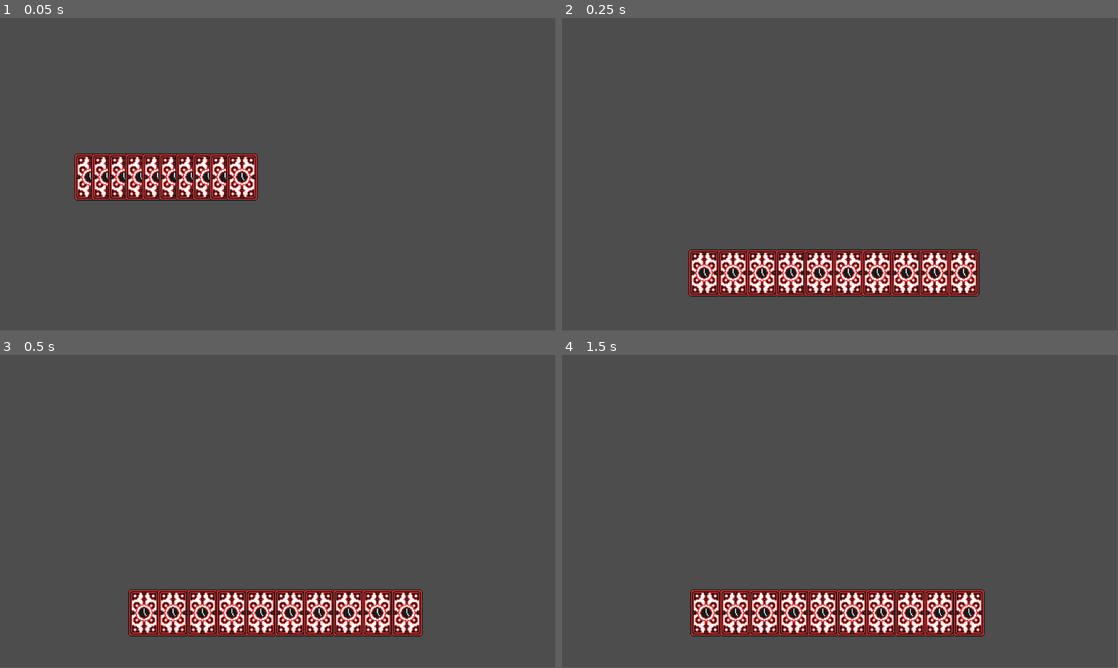
Above: before the commit, frames 1-4 (two rows, left to right).
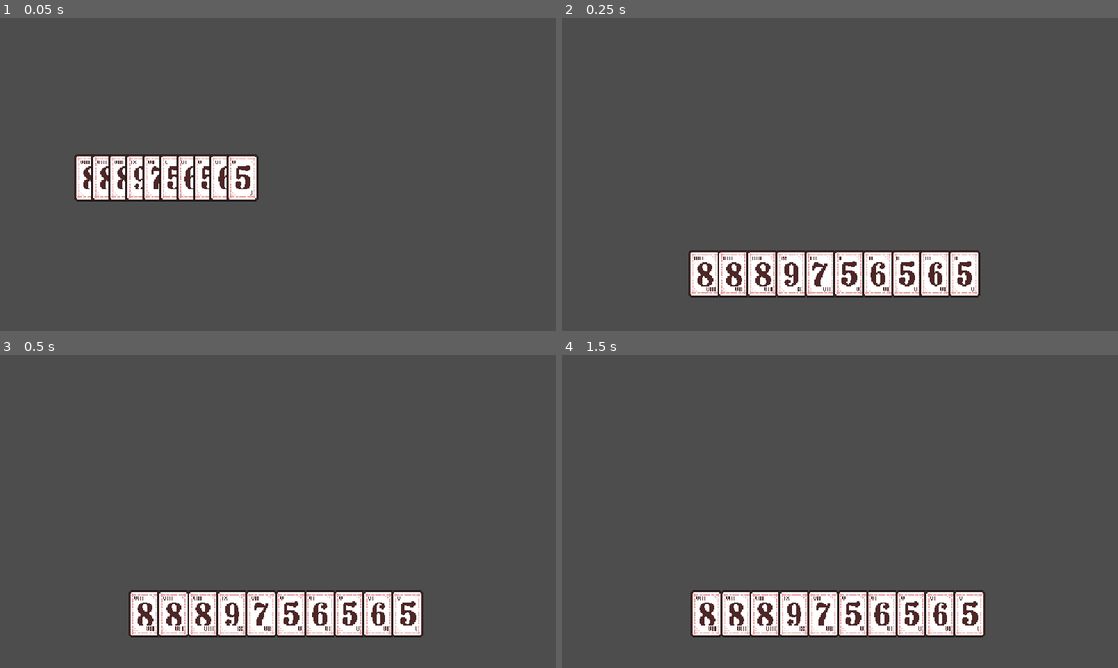
Above: after the commit, the same moments.

Repository: toenjes1/gamejam2025
Game: Godot game, scene res://scenes/world.tscn
Two runs of this game, one before a commit and one after it. Both use one fixed random seed, a clock stepped at 60 frames per second and the inputs below.
Inputs (mouse positions are in pixels of both pictures, inside the frame that each line leads up to):
- Up to frame 1 (0.05 s): no input
- Up to frame 2 (0.25 s): no input
- Up to frame 3 (0.5 s): no input
- Up to frame 4 (1.5 s): move the mouse to (962, 495) at 0.52 s; tap Enter at 1.25 s; move the mouse to (728, 527) at 1.27 s
In our replay, the window is 799x449 before the commit and 800x450 after it. These sizes can differ from the game's own. Grey fills any space a smaller window leaves; there, only what the larger window draws over its background counts as a difference.

The runs differ from the first frame. In frame 1, 4.2% of the frame differs, in the area x 13-47%, y 43-59%; in frame 2, 6.4%; in frame 3, 6.5%; in frame 4, 6.5%, in the area x 23-77%, y 74-91%.

Commit message:
i will survive
möm

Diff:
--- a/prefabs/card.tscn
+++ b/prefabs/card.tscn
@@ -8,21 +8,57 @@
 
 signal got_dropped(card)
 signal got_drop_spotted(card)
+
+const back_texture = preload(\"res://assets/images/cards/back.png\")
 
 const möm = 10
 const drag_velocity = 22.0
 const rotation_velocity = 12.0
 const rotation_stiffness = 0.85
+
+@onready var anim_player = $Sprite2D/AnimationPlayer
 @onready var card_scale = $Sprite2D.scale
 
 var in_hand_z = 0
+var card_id
 
 var mouse_in: bool = false
 var is_dragging: bool = false
 var is_drop_spotted: bool = false
+var show_front: bool = false
+
+var front_texture
 
 func _physics_process(delta: float) -> void:
 	drag_logic(delta)
+
+func set_card_id(new_card_id):
+	card_id = new_card_id
+
+func set_sprite_texture(new_texture):
+	front_texture = new_texture
+	reset_sprite_texture()
+
+func reset_sprite_texture():
+	$Sprite2D.texture = front_texture if show_front else back_texture
+
+func turn():
+	anim_player.play('turn')
+
+func _on_animation_finished(anim_name: StringName) -> void:
+	if anim_name == 'turn':
+		reset_sprite_texture()
+		anim_player.play('turn_reverse')
+
+func turn_to_back():
+	if show_front:
+		show_front = false
+		turn()
+
+func turn_to_front():
+	if !show_front:
+		show_front = true
+		turn()
 
 func set_sprite_z_index(z):
 	$Sprite2D.z_index = z + möm
@@ -37,11 +73,13 @@
 		else:
 			_change_scale(card_scale)
 			$Sprite2D.z_index = in_hand_z
+		if $Sprite2D.rotation_degrees != 0.0:
+			$Sprite2D.rotation_degrees = lerp($Sprite2D.rotation_degrees, 0.0, 2*rotation_velocity*delta)
 		return
 
 
 	if ((mouse_in or is_dragging)
-		and (Mousebrain.node_being_dragged == null or Mousebrain.node_being_dragged == self)):
+		and (Global.node_being_dragged == null or Global.node_being_dragged == self)):
 		if Input.is_action_pressed(\"click\"):
 			global_position = lerp(global_position,
 				get_global_mouse_position() - (size/2.0), drag_velocity*delta)
@@ -49,13 +87,13 @@
 			_set_rotation(delta)
 			$Sprite2D.z_index = 100
 			is_dragging = true
-			Mousebrain.node_being_dragged = self
+			Global.node_being_dragged = self
 		else:
 			_change_scale(card_scale * 1.1)
 			$Sprite2D.rotation_degrees = lerp($Sprite2D.rotation_degrees, 0.0, 2*rotation_velocity*delta)
 			is_dragging = false
-			if Mousebrain.node_being_dragged == self:
-				Mousebrain.node_being_dragged = null
+			if Global.node_being_dragged == self:
+				Global.node_being_dragged = null
 				$Sprite2D.z_index = in_hand_z
 				got_dropped.emit(self)
 		return
@@ -94,6 +132,60 @@
 
 	last_pos = global_position
 "
+
+[sub_resource type="Animation" id="Animation_8g2q7"]
+resource_name = "turn"
+length = 0.2
+tracks/0/type = "value"
+tracks/0/imported = false
+tracks/0/enabled = true
+tracks/0/path = NodePath(".:scale:x")
+tracks/0/interp = 1
+tracks/0/loop_wrap = true
+tracks/0/keys = {
+"times": PackedFloat32Array(0, 0.2),
+"transitions": PackedFloat32Array(2.21914, 1),
+"update": 0,
+"values": [2.0, 1e-05]
+}
+
+[sub_resource type="Animation" id="Animation_5tooj"]
+length = 0.001
+tracks/0/type = "value"
+tracks/0/imported = false
+tracks/0/enabled = true
+tracks/0/path = NodePath(".:scale:x")
+tracks/0/interp = 1
+tracks/0/loop_wrap = true
+tracks/0/keys = {
+"times": PackedFloat32Array(0),
+"transitions": PackedFloat32Array(1),
+"update": 0,
+"values": [2.0]
+}
+
+[sub_resource type="Animation" id="Animation_hyht8"]
+resource_name = "turn_reverse"
+length = 0.2
+tracks/0/type = "value"
+tracks/0/imported = false
+tracks/0/enabled = true
+tracks/0/path = NodePath(".:scale:x")
+tracks/0/interp = 1
+tracks/0/loop_wrap = true
+tracks/0/keys = {
+"times": PackedFloat32Array(0, 0.2),
+"transitions": PackedFloat32Array(0.435275, 1),
+"update": 0,
+"values": [1e-05, 2.0]
+}
+
+[sub_resource type="AnimationLibrary" id="AnimationLibrary_8m1pn"]
+_data = {
+&"RESET": SubResource("Animation_5tooj"),
+&"turn": SubResource("Animation_8g2q7"),
+&"turn_reverse": SubResource("Animation_hyht8")
+}
 
 [node name="card" type="Control"]
 custom_minimum_size = Vector2(66, 98)
@@ -113,5 +205,11 @@
 show_behind_parent = true
 texture = ExtResource("1_8g2q7")
 
+[node name="AnimationPlayer" type="AnimationPlayer" parent="Sprite2D"]
+libraries = {
+&"": SubResource("AnimationLibrary_8m1pn")
+}
+
 [connection signal="mouse_entered" from="." to="." method="_on_mouse_entered"]
 [connection signal="mouse_exited" from="." to="." method="_on_mouse_exited"]
+[connection signal="animation_finished" from="Sprite2D/AnimationPlayer" to="." method="_on_animation_finished"]
--- a/prefabs/drop_spot.tscn
+++ b/prefabs/drop_spot.tscn
@@ -5,14 +5,14 @@
 script/source = "extends Area2D
 
 const snap_velocity = 15.0
-const vertical_offset = 15
+const vertical_offset = 23
 
 var cards = []
 
 func _ready() -> void:
-	Mousebrain.drop_spots.append(self)
+	Global.drop_spots.append(self)
 	for i in range(5):
-		Mousebrain.spawn_card()
+		Global.spawn_card(Global.random_numb_card_id(Global.player_rng), true)
 
 func _physics_process(delta: float) -> void:
 	for idx in range(cards.size()):
@@ -25,6 +25,7 @@
 		card.drop_spotted()
 		card.set_sprite_z_index(cards.size() - 1)
 		card.get_parent().move_child(card, -1)
+		card.turn_to_back()
 "
 
 [sub_resource type="RectangleShape2D" id="RectangleShape2D_5g2wd"]
--- a/prefabs/hand.tscn
+++ b/prefabs/hand.tscn
@@ -10,7 +10,7 @@
 var card_positions = []
 
 func _ready() -> void:
-	Mousebrain.hand = self
+	Global.hand = self
 
 func remove_card(card) -> void:
 	cards.erase(card)
@@ -21,7 +21,7 @@
 
 func _physics_process(delta: float) -> void:
 	for idx in range(cards.size()):
-		if cards[idx] != Mousebrain.node_being_dragged:
+		if cards[idx] != Global.node_being_dragged:
 			cards[idx].global_position = lerp(cards[idx].global_position, calculate_position(idx), snap_velocity * delta)
 
 func calculate_position(idx: float) -> Vector2:
@@ -29,6 +29,7 @@
 		global_position.y)
 
 func card_got_dropped(card):
+	update_card_z_values()
 	if Rect2($dropArea/CollisionShape2D.global_position - $dropArea/CollisionShape2D.shape.size / 2.0, $dropArea/CollisionShape2D.shape.size).has_point(get_global_mouse_position()):
 		cards.erase(card)
 		for idx in range(cards.size()):
--- a/project.godot
+++ b/project.godot
@@ -17,7 +17,11 @@
 
 [autoload]
 
-Mousebrain="*res://scripts/mousebrain.gd"
+Global="*res://scripts/global.gd"
+
+[display]
+
+window/stretch/mode="canvas_items"
 
 [input]
 
--- /dev/null
+++ b/scripts/global.gd
@@ -0,0 +1,63 @@
+extends Node
+
+var player_rng = RandomNumberGenerator.new()
+var enemy_rng = RandomNumberGenerator.new()
+
+const card_base_path = 'res://assets/images/cards/'
+
+var card_props = {
+	'1': {'name': "One", 'is_number': true, 'value': 1},
+	'2': {'name': "Two", 'is_number': true, 'value': 2},
+	'3': {'name': "Three", 'is_number': true, 'value': 3},
+	'4': {'name': "Four", 'is_number': true, 'value': 4, 'texture': '4_card.png'},
+	'5': {'name': "Five", 'is_number': true, 'value': 5, 'texture': '5_card.png'},
+	'6': {'name': "Six", 'is_number': true, 'value': 6, 'texture': '6_card.png'},
+	'7': {'name': "Seven", 'is_number': true, 'value': 7, 'texture': '7_card.png'},
+	'8': {'name': "Eight", 'is_number': true, 'value': 8, 'texture': '8_card.png'},
+	'9': {'name': "Nine", 'is_number': true, 'value': 9, 'texture': '9_card.png'},
+	'jok': {'name': "Joker", 'is_number': false, 'texture': 'joker_card.png'},
+	'blo': {'name': "Block", 'is_number': false},
+	'rig': {'name': "Right", 'is_number': false},
+	'lef': {'name': "Left", 'is_number': false},
+	'mov': {'name': "Move", 'is_number': false},
+	'rev': {'name': "Reverse", 'is_number': false},
+	'nul': {'name': "Nullify", 'is_number': false},
+	'gen': {'name': "Genesis", 'is_number': false},
+	'hal': {'name': "Half", 'is_number': false},
+}
+
+var numb_card_ids = []
+var spec_card_ids = []
+
+const card_prefab = preload("res://prefabs/card.tscn")
+var hand
+var drop_spots = []
+
+var node_being_dragged: Node = null
+
+func _ready() -> void:
+	for card_id in card_props:
+		if card_props[card_id].is_number:
+			if card_props[card_id].value > 3:
+				numb_card_ids.append(card_id)
+		else:
+			spec_card_ids.append(card_id)
+		if card_props[card_id].has('texture'):
+			card_props[card_id].texture = load(card_base_path + card_props[card_id].texture)
+
+func random_numb_card_id(rng: RandomNumberGenerator) -> String:
+	return numb_card_ids[rng.randi_range(0, numb_card_ids.size() - 1)]
+
+func spawn_card(card_id: String, show_front: bool = false) -> void:
+	var new_card = card_prefab.instantiate()
+	new_card.got_dropped.connect(hand.card_got_dropped)
+	new_card.got_drop_spotted.connect(hand.remove_card)
+	for drop_spot in drop_spots:
+		new_card.got_dropped.connect(drop_spot.card_got_dropped)
+	new_card.set_card_id(card_id)
+	new_card.show_front = show_front
+	if card_props[card_id].has('texture'):
+		new_card.set_sprite_texture(card_props[card_id].texture)
+	get_tree().get_root().get_child(0).add_child(new_card)
+	new_card.global_position = Vector2(0,0)
+	hand.add_card(new_card)
--- a/scripts/mousebrain.gd
+++ /dev/null
@@ -1,17 +0,0 @@
-extends Node
-
-const card_prefab = preload("res://prefabs/card.tscn")
-var hand
-var drop_spots = []
-
-var node_being_dragged: Node = null
-
-func spawn_card() -> void:
-	var new_card = card_prefab.instantiate()
-	new_card.got_dropped.connect(hand.card_got_dropped)
-	new_card.got_drop_spotted.connect(hand.remove_card)
-	for drop_spot in drop_spots:
-		new_card.got_dropped.connect(drop_spot.card_got_dropped)
-	get_tree().get_root().get_child(0).add_child(new_card)
-	new_card.global_position = Vector2(0,0)
-	hand.add_card(new_card)
Binary file added: assets/images/cards/4_card.png
Not shown, added: assets/images/cards/4_card.png.import
Binary file added: assets/images/cards/5_card.png
Not shown, added: assets/images/cards/5_card.png.import
Binary file added: assets/images/cards/6_card.png
Not shown, added: assets/images/cards/6_card.png.import
Binary file added: assets/images/cards/7_card.png
Not shown, added: assets/images/cards/7_card.png.import
Binary file added: assets/images/cards/8_card.png
Not shown, added: assets/images/cards/8_card.png.import
Binary file added: assets/images/cards/9_card.png
Not shown, added: assets/images/cards/9_card.png.import
(and 13 more such lines)
